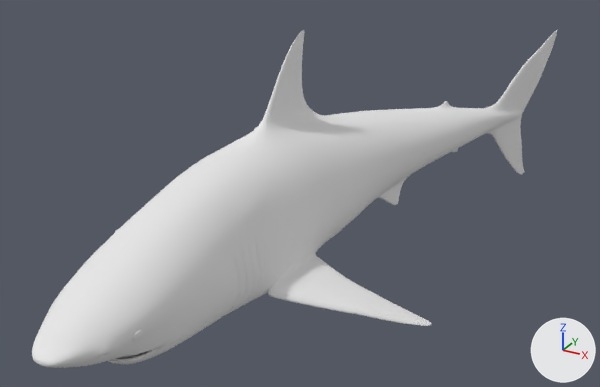
An edit to the OBJ model res/shark/WhiteShark.obj, drawn before and after from the same camera.
The view is the same before and after, from a 50 mm lens placed at (4.75, -8.98, 4.24), pointed at (0.08, -0.47, -0.01). The lights are fixed; the arrows at lower right show +X, +Y and +Z. Where no turn or scale is listed for an object, it has been applied to the vertices.
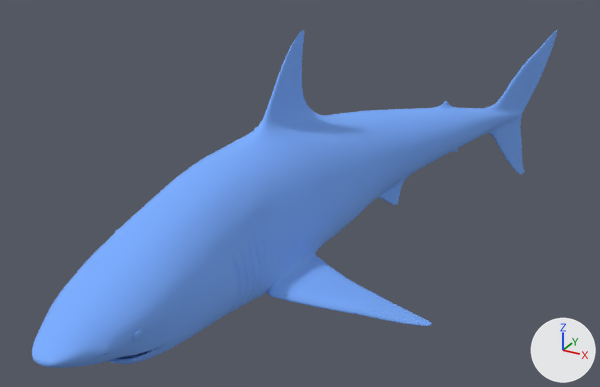
Diff of the bpy script that builds the scene:
```diff
--- a/res/shark/WhiteShark.obj.py
+++ b/res/shark/WhiteShark.obj.py
@@ img_color_jpg @@
+img_color_jpg = load_image('color.jpg', 'color.jpg', 512, 512, 'sRGB')
@@ mat_material_0 @@
+mat_material_0 = principled_material('material_0')
+mat_material_0.texture = img_color_jpg
+mat_material_0.roughness = 1.0
@@ me_plane @@
 me_plane.from_pydata(...)  # 9690 vertices, 19272 faces; spans x -2.32..2.2, y -4.97..4.42, z -0.97..2.06
-me_plane.materials.append(mat_material_001)  # white #e7e7e7
+me_plane.materials.append(mat_material_0)  # picture img_color_jpg
```

Boxes (x1, y1, x2, y2) around the edits, measured in the pictures (600 x 387 px):
'Plane', recoloured (white to blue): (32, 30, 558, 368) in both
